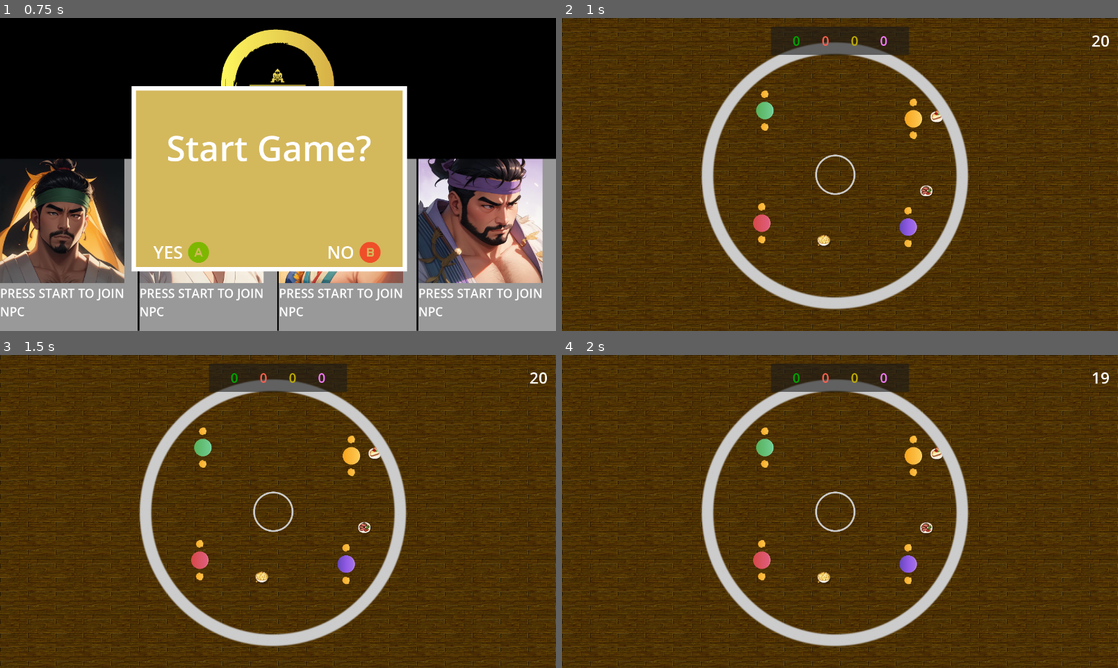
Above: before the commit, frames 1-4 (two rows, left to right).
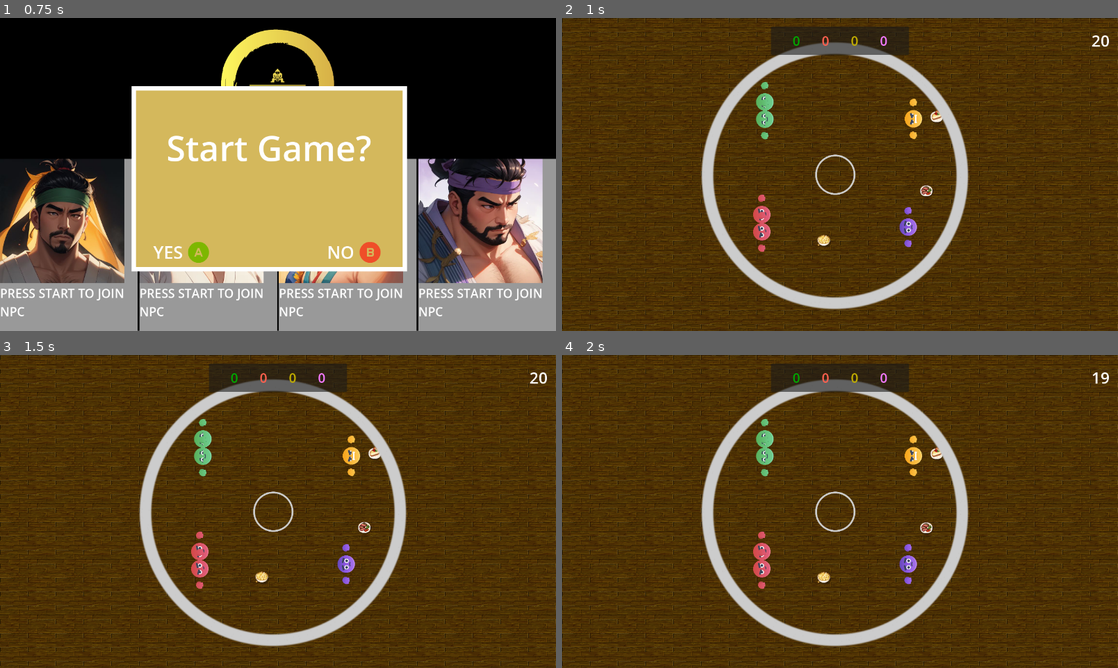
Above: after the commit, the same moments.

Repository: louiidev/ggj24_sumo
Game: Godot game, scene res://Scenes/Lobby.tscn
The game is run twice, just before and just after one commit, with the same random seed, the same clock (stepped at 60 frames per second) and the same inputs.
Inputs:
- Up to frame 1 (0.75 s): tap Enter (ui_accept) at 0.5 s
- Up to frame 2 (1 s): tap Enter (ui_accept) at 0.77 s
- Up to frame 3 (1.5 s): no input
- Up to frame 4 (2 s): tap Enter (ui_accept) at 1.52 s

Frame 1 is identical in both runs. In frame 2, 0.7% of the frame differs, in the area x 34-64%, y 20-75%; in frame 3, 0.7%; in frame 4, 0.7%.

Commit message:
showing faces when getting hit

Diff:
--- a/Scenes/Player.gd
+++ b/Scenes/Player.gd
@@ -12,7 +12,8 @@
 var speedBoostSeconds = 0
 var stuckBoostSeconds = 0
 
-var hasTackled: bool = false;
+var hasTackled: bool = false
+var stunned: bool = false
 
 var portrait_paths = [
 	"green",
@@ -21,12 +22,40 @@
 	"purple"
 ]
 
+var faces = [
+	"c",
+	"e",
+	"g",
+	"i",
+	"j"
+]
+
 @onready var body: Sprite2D = $Node2D/Body
+@onready var right_hand: Sprite2D = $Node2D/RightHand
+@onready var left_hand: Sprite2D = $Node2D/LeftHand
+@onready var face: Sprite2D = $Node2D/Face
+
+var hit_face: Texture;
+var original_face: Texture;
 
 func set_sprite():
-	var image = Image.load_from_file("res://Assets/" + portrait_paths[deviceId] + "_body_circle.png")
-	var texture = ImageTexture.create_from_image(image)
-	body.texture = texture
+	var body_image = Image.load_from_file("res://Assets/" + portrait_paths[deviceId] + "_body_circle.png")
+	var body_texture = ImageTexture.create_from_image(body_image)
+	body.texture = body_texture
+
+	var hand_image = Image.load_from_file("res://Assets/" + portrait_paths[deviceId] + "_hand_closed.png")
+	var hand_texture = ImageTexture.create_from_image(hand_image)
+	right_hand.texture = hand_texture
+	left_hand.texture = hand_texture
+
+	var face_image = Image.load_from_file("res://Assets/faces/face_" + faces[deviceId] + ".png")
+	var face_texture = ImageTexture.create_from_image(face_image)
+	face.texture = face_texture
+	original_face = face_texture
+
+	var hit_face_image = Image.load_from_file("res://Assets/faces/face_j.png")
+	hit_face = ImageTexture.create_from_image(hit_face_image)
+
 
 # Called when the node enters the scene tree for the first time.
 func _ready():
@@ -46,15 +75,6 @@
 func init(device_id: int, is_real_player: bool):
 	deviceId = device_id
 	is_player = is_real_player
-
-func look_follow(state: PhysicsDirectBodyState2D, current_transform: Transform2D, target_position: Vector2) -> void:
-	var speed = 0.1
-	var forward_local_axis: Vector2 = Vector2(1, 0)
-	var forward_dir: Vector2 = (current_transform.basis_xform(forward_local_axis)).normalized()
-	var target_dir: Vector2 = (target_position - current_transform.origin).normalized()
-	var local_speed: float = clampf(speed, 0, acos(forward_dir.dot(target_dir)))
-	if forward_dir.dot(target_dir) > 1e-4:
-		state.angular_velocity = local_speed * forward_dir.cross(target_dir) / state.step
 
 func joy_deadzone(axis: float, deadzone: float = 0.2):
 	return axis if(!(axis < deadzone && axis > -deadzone)) else 0
@@ -78,6 +98,8 @@
 		$Labels.rotation = rotation * -1
 
 func _integrate_forces(state):
+	if !is_player or stunned:
+		return
 	var boostMultiplier = 1
 	if(speedBoostSeconds > 0):
 		boostMultiplier = boostMultiplier * 2.5
@@ -85,9 +107,8 @@
 		boostMultiplier = boostMultiplier * 0.4
 	state.apply_force(playerMoveDirection * moveSpeed * boostMultiplier)
 
-	if !is_player:
-		return
-	if Input.get_joy_axis(deviceId, JOY_AXIS_TRIGGER_RIGHT) > 0 && !hasTackled && canAttack:
+
+	if !stunned and Input.get_joy_axis(deviceId, JOY_AXIS_TRIGGER_RIGHT) > 0 && !hasTackled && canAttack:
 		get_node("AttackTimer").start()
 		canAttack = false
 		hasTackled = true
@@ -131,3 +152,15 @@
 		speedBoostSeconds -=1
 	if(stuckBoostSeconds > 0):
 		stuckBoostSeconds -=1
+
+
+
+func _on_body_entered(body):
+	if body.get_script() != null:
+		if !body.canAttack and canAttack:
+			face.texture = hit_face
+			stunned = true
+
+			await get_tree().create_timer(1.0).timeout
+			face.texture = original_face
+			stunned = false
--- a/Scenes/Player.tscn
+++ b/Scenes/Player.tscn
@@ -1,8 +1,9 @@
-[gd_scene load_steps=6 format=3 uid="uid://dm0ygsrgxenrw"]
+[gd_scene load_steps=7 format=3 uid="uid://dm0ygsrgxenrw"]
 
 [ext_resource type="Script" path="res://Scenes/Player.gd" id="1_ut18v"]
 [ext_resource type="Texture2D" uid="uid://bjl5gevyspfrc" path="res://Assets/yellow_body_circle.png" id="1_y6q1p"]
-[ext_resource type="Texture2D" uid="uid://iap31w80ittw" path="res://Assets/hand_yellow_closed.png" id="2_sokx8"]
+[ext_resource type="Texture2D" uid="uid://iap31w80ittw" path="res://Assets/yellow_hand_closed.png" id="2_8jlyl"]
+[ext_resource type="Texture2D" uid="uid://b01cwwx6ewgsh" path="res://Assets/faces/face_a.png" id="4_uym6b"]
 
 [sub_resource type="PhysicsMaterial" id="PhysicsMaterial_s8ges"]
 bounce = 1.0
@@ -12,6 +13,8 @@
 [node name="Player" type="RigidBody2D"]
 mass = 2.0
 physics_material_override = SubResource("PhysicsMaterial_s8ges")
+max_contacts_reported = 1
+contact_monitor = true
 linear_damp = 1.3
 script = ExtResource("1_ut18v")
 
@@ -25,14 +28,18 @@
 
 [node name="RightHand" type="Sprite2D" parent="Node2D"]
 position = Vector2(150, 0)
-texture = ExtResource("2_sokx8")
+texture = ExtResource("2_8jlyl")
 
 [node name="Body" type="Sprite2D" parent="Node2D"]
 texture = ExtResource("1_y6q1p")
 
+[node name="Face" type="Sprite2D" parent="Node2D"]
+rotation = 3.14159
+texture = ExtResource("4_uym6b")
+
 [node name="LeftHand" type="Sprite2D" parent="Node2D"]
 position = Vector2(-150, 0)
-texture = ExtResource("2_sokx8")
+texture = ExtResource("2_8jlyl")
 flip_h = true
 
 [node name="AttackTimer" type="Timer" parent="."]
@@ -46,4 +53,5 @@
 offset_right = 40.0
 offset_bottom = 23.0
 
+[connection signal="body_entered" from="." to="." method="_on_body_entered"]
 [connection signal="timeout" from="AttackTimer" to="." method="_on_attack_timer_timeout"]
--- a/Scenes/main.gd
+++ b/Scenes/main.gd
@@ -17,10 +17,10 @@
 		addPowerup()
 	GameGlobals.powerupTrigger.connect(handlePowerup)
 
-	#if players.size() == 0:
-		# FOR TESTING (REMOVE ONCE DONE)
-		#add_player({ 'device_id': 0, 'is_real_player': true })
-		#add_player({ 'device_id': 1, 'is_real_player': false })
+	if players.size() == 0:
+		#FOR TESTING (REMOVE ONCE DONE)
+		add_player({ 'device_id': 0, 'is_real_player': true })
+		add_player({ 'device_id': 1, 'is_real_player': false })
 
 func addPowerup():
 	var r = boundsRadius * sqrt(randf())
Binary file added: Assets/faces/face_a.png
Not shown, added: Assets/faces/face_a.png.import
Binary file added: Assets/faces/face_b.png
Not shown, added: Assets/faces/face_b.png.import
Binary file added: Assets/faces/face_c.png
Not shown, added: Assets/faces/face_c.png.import
Binary file added: Assets/faces/face_d.png
Not shown, added: Assets/faces/face_d.png.import
Binary file added: Assets/faces/face_e.png
Not shown, added: Assets/faces/face_e.png.import
Binary file added: Assets/faces/face_f.png
Not shown, added: Assets/faces/face_f.png.import
(and 21 more such lines)
